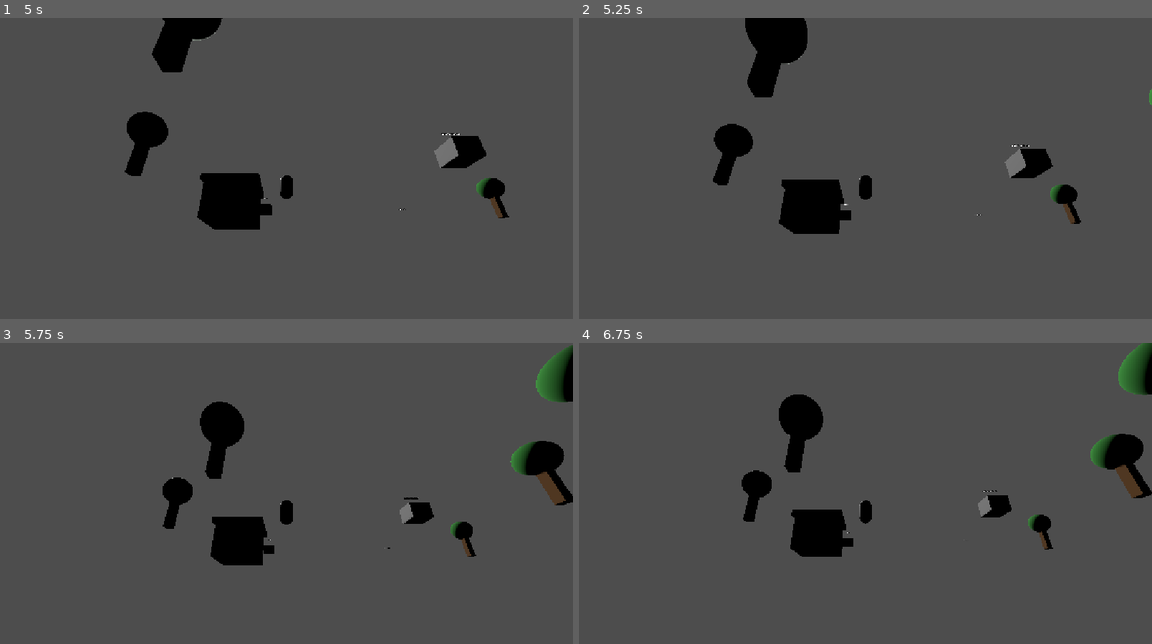
Above: before the commit, frames 1-4 (two rows, left to right).
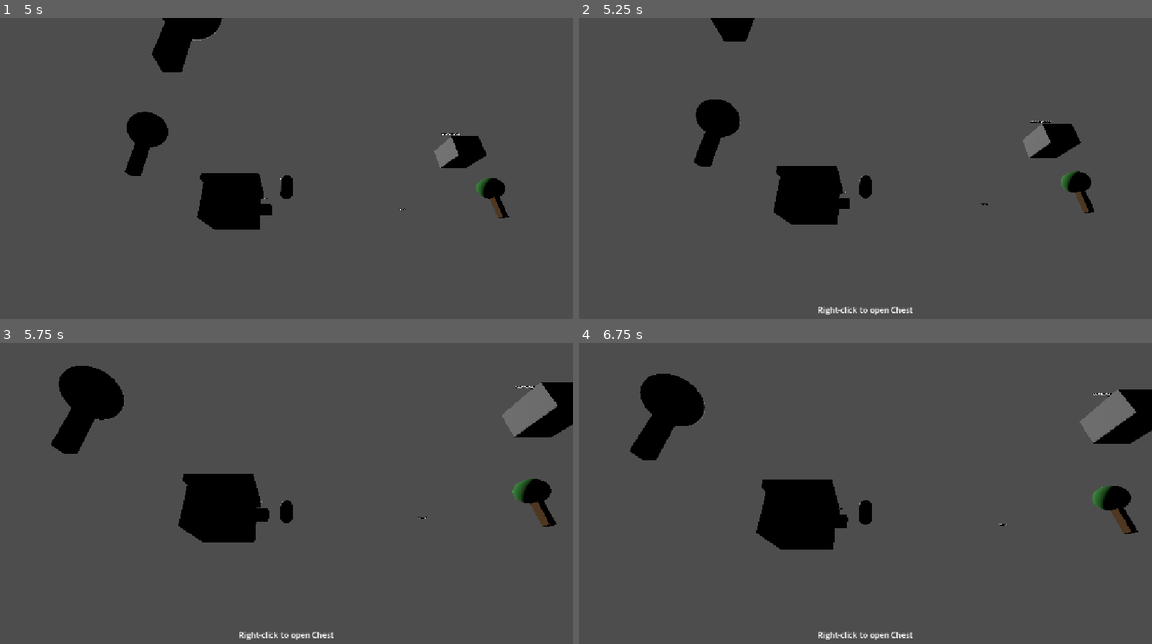
Above: after the commit, the same moments.

Repository: daviilegends/mmorpg_final
Game: Godot game, scene res://scenes/world/test_map.tscn
The game is run twice, just before and just after one commit, with the same random seed, the same clock (stepped at 60 frames per second) and the same inputs.
Inputs (mouse positions are in pixels of both pictures, inside the frame that each line leads up to):
- Up to frame 1 (5 s): move the mouse to (412, 162) at 0.52 s; hold D (move_right) 0.53-1.25 s; tap E (interact) at 0.6, 2.1, 3.6 s; click (412, 162) at 0.67 s; drag from (171, 195) to (257, 243) at 1.27 s; move the mouse to (343, 108) at 2.02 s; hold D (move_right) 2.03-2.75 s; drag from (257, 243) to (114, 129) at 2.77 s; tap Enter at 3.5 s; move the mouse to (458, 225) at 3.52 s; hold A (move_left) 3.53-4.25 s; drag from (114, 129) to (200, 99) at 4.27 s
- Up to frame 2 (5.25 s): move the mouse to (894, 177) at 5.02 s; hold S (move_backward) from 5.03 s (still down); tap E (interact) at 5.1 s; click (894, 177) at 5.17 s
- Up to frame 3 (5.75 s): keep holding S (move_backward)
- Up to frame 4 (6.75 s): release S (move_backward) at 5.75 s; tap Enter at 5.75, 6.5 s; drag from (779, 424) to (750, 520) at 5.77 s; move the mouse to (991, 487) at 6.52 s; hold W (move_forward) from 6.53 s (still down); tap E (interact) at 6.6 s

Frame 1 is identical in both runs. In frame 2, 7.4% of the frame differs, in the area x 20-100%, y 0-99%; in frame 3, 12%, in the area x 8-100%, y 0-99%; in frame 4, 11%.

Commit message:
Fix inverted forward movement relative to camera
Co-Authored-By: Claude Sonnet 4.6 <noreply@anthropic.com>

Diff:
--- a/scripts/player/player_controller.gd
+++ b/scripts/player/player_controller.gd
@@ -18,7 +18,7 @@
 	var cam_yaw: float = camera.get_yaw() if camera.has_method("get_yaw") else 0.0
 	var forward := Vector3(sin(cam_yaw), 0, cos(cam_yaw))
 	var right := Vector3(cos(cam_yaw), 0, -sin(cam_yaw))
-	var move_dir := (forward * -input_dir.y + right * input_dir.x)
+	var move_dir := (forward * input_dir.y + right * input_dir.x)
 
 	velocity.x = move_dir.x * move_speed
 	velocity.z = move_dir.z * move_speed
